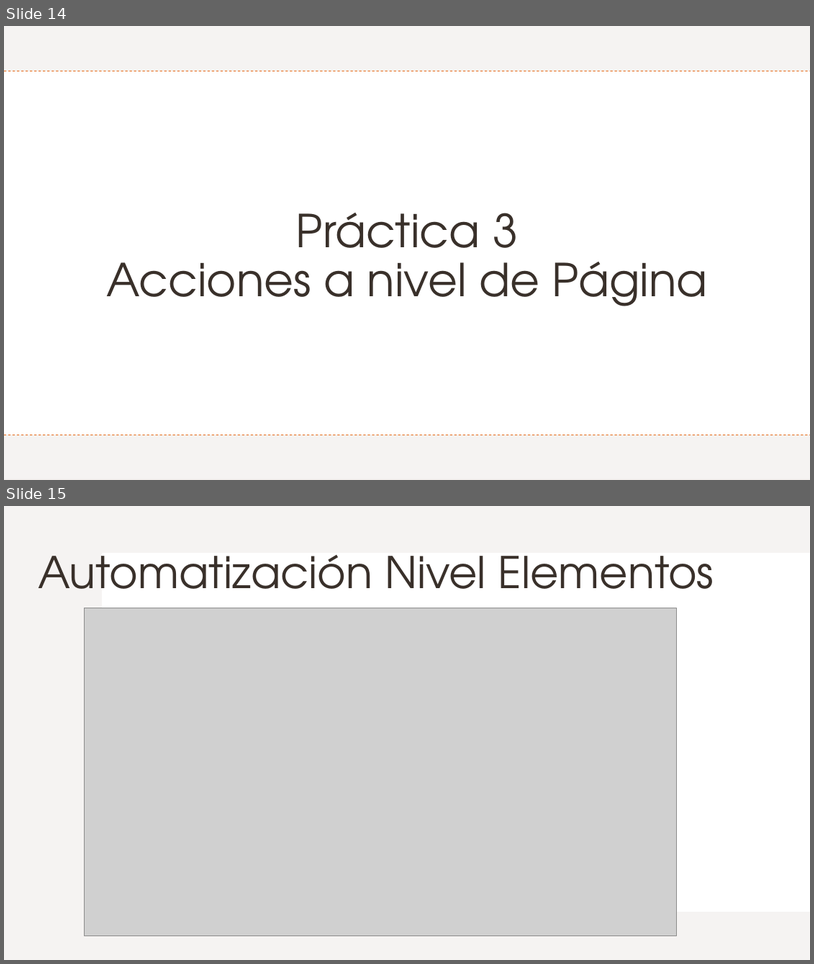
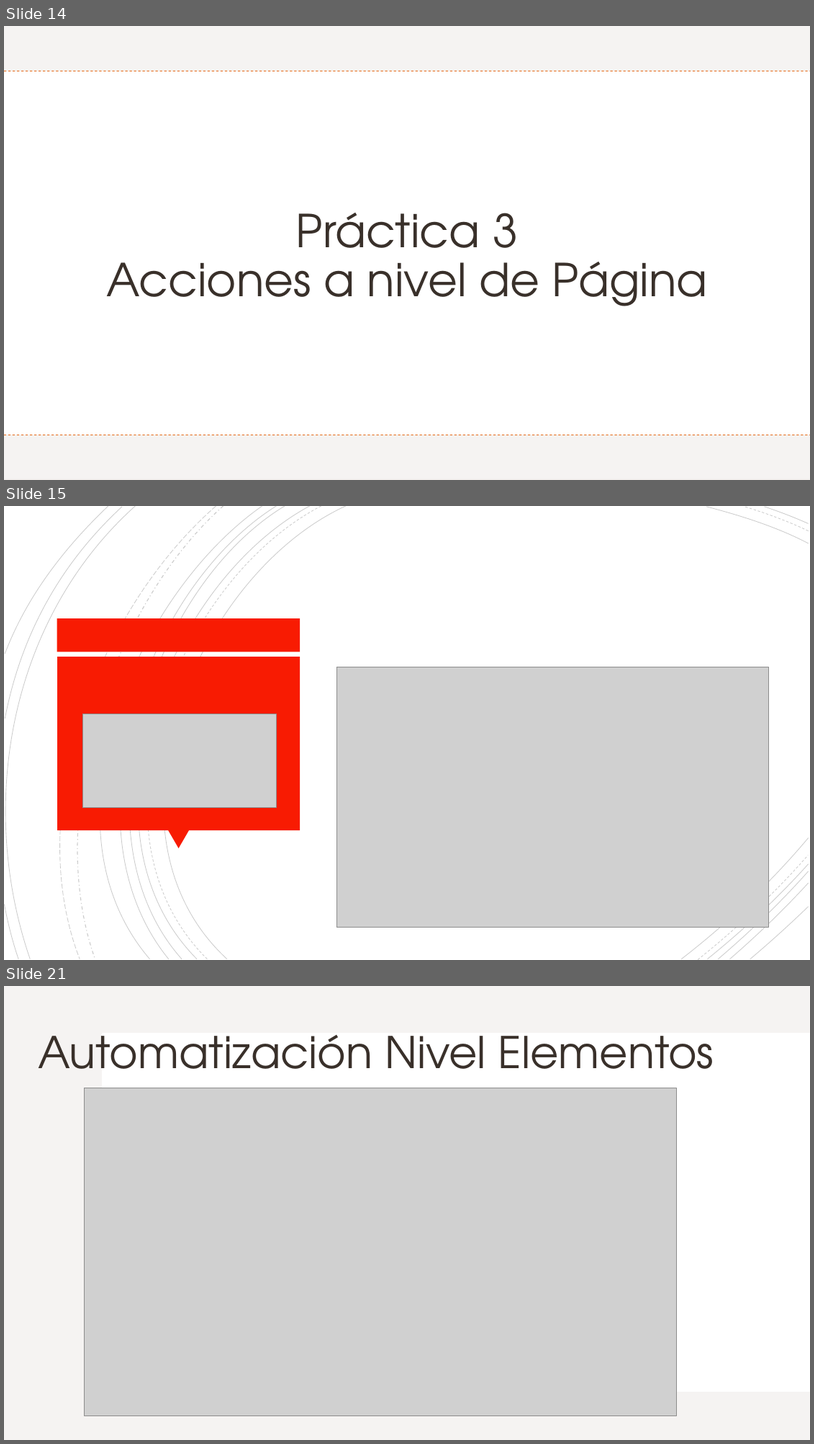
Before and after one commit to Charris1904/automation-qa-sessions, a slide deck: files/4. Selenium.pptx. Shown one above the other, each under a label of ours: slides 14 and 15 before the commit, slides 14, 15 and 21 after it; the slides between them are not shown. The pictures are 814x964 and 814x1444 pixels, drawn with LibreOffice and Linux fonts; fonts in the diff are those of the drawing; grey boxes stand for pictures. Boxes give left, top, right and bottom in pixels: in the first picture for what was removed or moved away, otherwise in the second. Text is boxed around its words. In the diff, an @@ line names an element or a change of style, - is before the commit and + after.

```diff
--- a/files/4. Selenium.pptx
+++ b/files/4. Selenium.pptx
@@ slide 15 added at bbox=[4, 506, 810, 960], background #FFFFFF @@
@@ group added at bbox=[4, 506, 809, 960]: 21 freeform shapes @@
@@ rectangle added at bbox=[57, 618, 301, 651], fill #F81B02 @@
@@ rectangle added at bbox=[57, 656, 300, 830], fill #F81B02 @@
@@ picture added at bbox=[337, 667, 769, 927] @@
@@ picture added at bbox=[82, 714, 276, 807] @@
@@ title added at bbox=[142, 712, 214, 770], 40 pt, text #FFFEFF @@
+JUnit
@@ triangle added at bbox=[168, 830, 189, 849], fill #F81B02 @@
@@ what was slide 15 is now slide 21 @@
```
Also in this commit, not shown: 1 slide changed, 5 other slides added.
